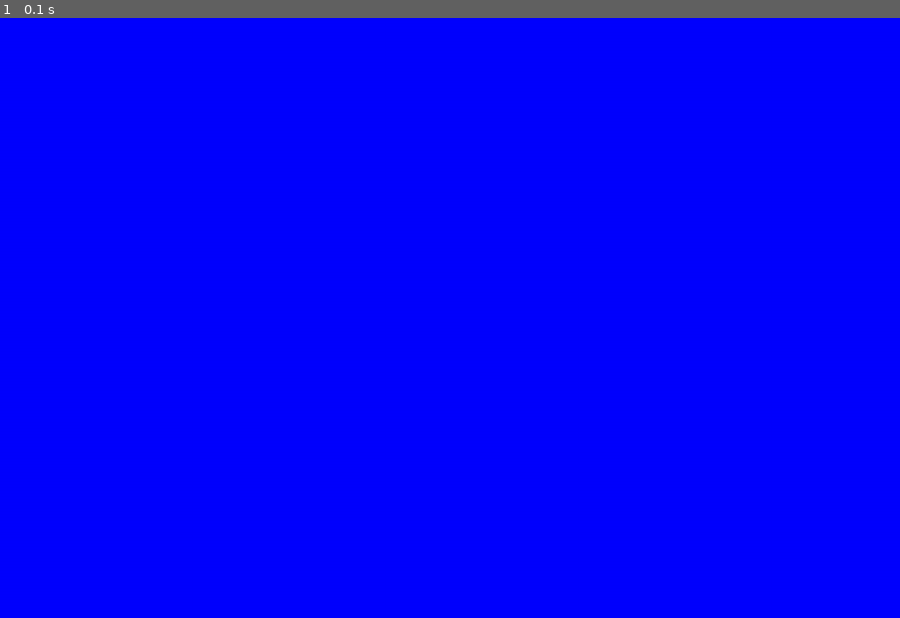
Above: before the commit, frame 1.
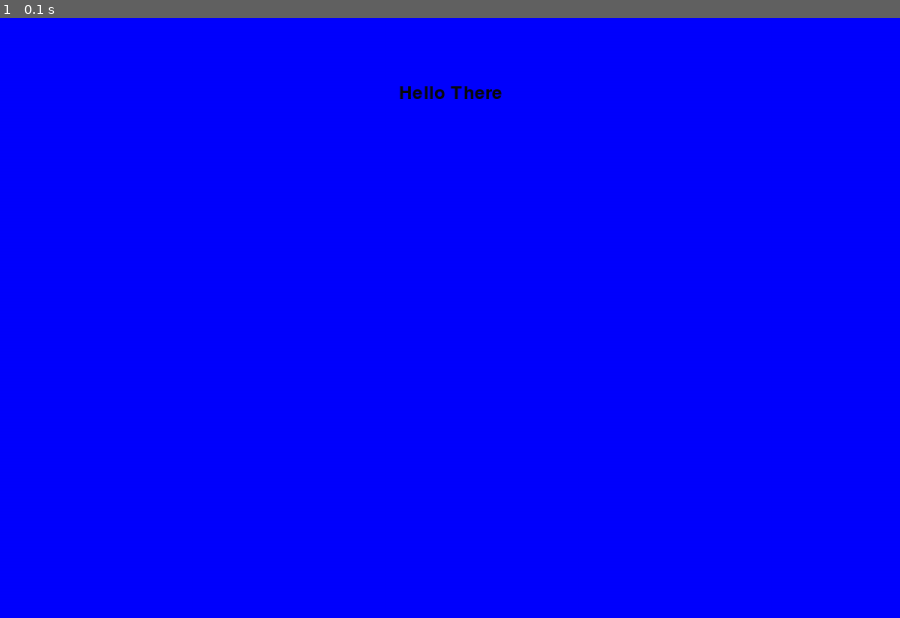
Above: after the commit, the same moment.

Repository: hesto2/PygameStarter
Game: pygame game, started from main.py
The game is run twice, just before and just after one commit, with the same random seed, the same clock (stepped at 60 frames per second) and the same inputs.
Inputs:
- Up to frame 1 (0.1 s): no input

The runs differ from the first frame. In frame 1, 0.1% of the frame differs, in the area x 44-56%, y 11-14%.

Commit message:
Beginning of startup menu

Diff:
--- a/constants.py
+++ b/constants.py
@@ -1,3 +1,4 @@
+from gameMaster import GameMaster
 GUID = 0
 SIDE_TOP = 'top'
 SIDE_BOTTOM = 'bottom'
@@ -5,3 +6,4 @@
 SIDE_RIGHT = 'right'
 TYPE_PLAYER = 'player'
 TYPE_WALLSTD = 'WallStd'
+GAME = None
--- a/displays/display.py
+++ b/displays/display.py
@@ -8,5 +8,5 @@
     def draw(self):
         self.screen.fill(self.bg_color)
         for entity in self.entities:
-            screen.blit(entity.image,entity.rect)
+            self.screen.blit(entity.image,entity.rect)
         pygame.display.flip()
--- /dev/null
+++ b/displays/menus/startMenu.py
@@ -0,0 +1,14 @@
+from displays.display import Display
+import pygame
+import constants as C
+from entities.entity import Entity
+class StartMenu(Display):
+    def __init__(self):
+        font = pygame.font.Font(None, 36)
+        text = font.render("Hello There", 1, (10, 10, 10))
+        textpos = text.get_rect()
+        textpos.centerx = C.GAME.SCREEN.get_rect().centerx
+        textpos.centery = C.GAME.SCREEN.get_rect().centery *.25
+        text = Entity(textpos,text)
+        entities = [text]
+        super().__init__(C.GAME.SCREEN,entities)
--- a/gameMaster.py
+++ b/gameMaster.py
@@ -1,5 +1,6 @@
 import pygame,time
 from displays.display import Display
+from displays.menus.startMenu import StartMenu
 class GameMaster:
     # Initial Setup of game/screen etc.
     def __init__(self):
@@ -9,7 +10,7 @@
         self.CLOCK = pygame.time.Clock()
         self.SCREEN = pygame.display.set_mode(size)
         entities = []
-        self.display =  Display(self.SCREEN,entities,(0,0,255))
+        self.display =  None
 
 
     def run(self):
--- a/main.py
+++ b/main.py
@@ -1,12 +1,14 @@
 import sys, pygame, time
+pygame.init()
 from entities.players.player import Player
 from pygame.locals import *
 from entities.obstacles.wallStd import WallStd
-from constants import *
+import constants as C
 from displays.display import Display
+from displays.menus.startMenu import StartMenu
 from gameMaster import GameMaster
 print('Starting Game')
-pygame.init()
+
 width = 1200
 height = 800
 size = [width,height]
@@ -16,8 +18,8 @@
 
 obstacles = []
 wallImg = pygame.image.load('lib/obstacles/wall.jpg')
-obstacles.append(WallStd(wallImg,{'x':50,'y':200},moveableSides=[SIDE_RIGHT]))
-obstacles.append(WallStd(wallImg,{'x':550,'y':50},moveableSides=[SIDE_RIGHT,SIDE_TOP,SIDE_LEFT,SIDE_BOTTOM]))
+# obstacles.append(WallStd(wallImg,{'x':50,'y':200},moveableSides=[SIDE_RIGHT]))
+# obstacles.append(WallStd(wallImg,{'x':550,'y':50},moveableSides=[SIDE_RIGHT,SIDE_TOP,SIDE_LEFT,SIDE_BOTTOM]))
 obstacles.append(WallStd(wallImg,{'x':300,'y':150},))
 obstacles.append(WallStd(wallImg,{'x':150,'y':350}))
 obstacles.append(WallStd(wallImg,{'x':350,'y':350}))
@@ -56,9 +58,8 @@
     entities.append(player)
 for obstacle in obstacles:
     entities.append(obstacle)
-
-
-GAME = GameMaster()
+C.GAME = GameMaster()
+C.GAME.display = StartMenu()
 print('Game Initialized')
 print('Starting Game Loop')
-GAME.run()
+C.GAME.run()
